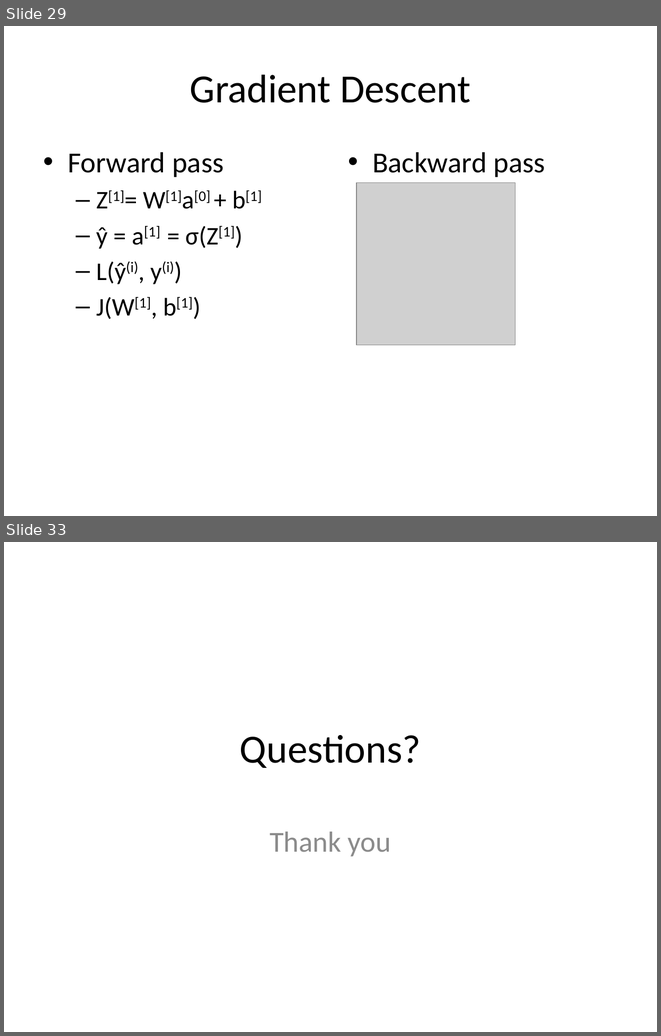
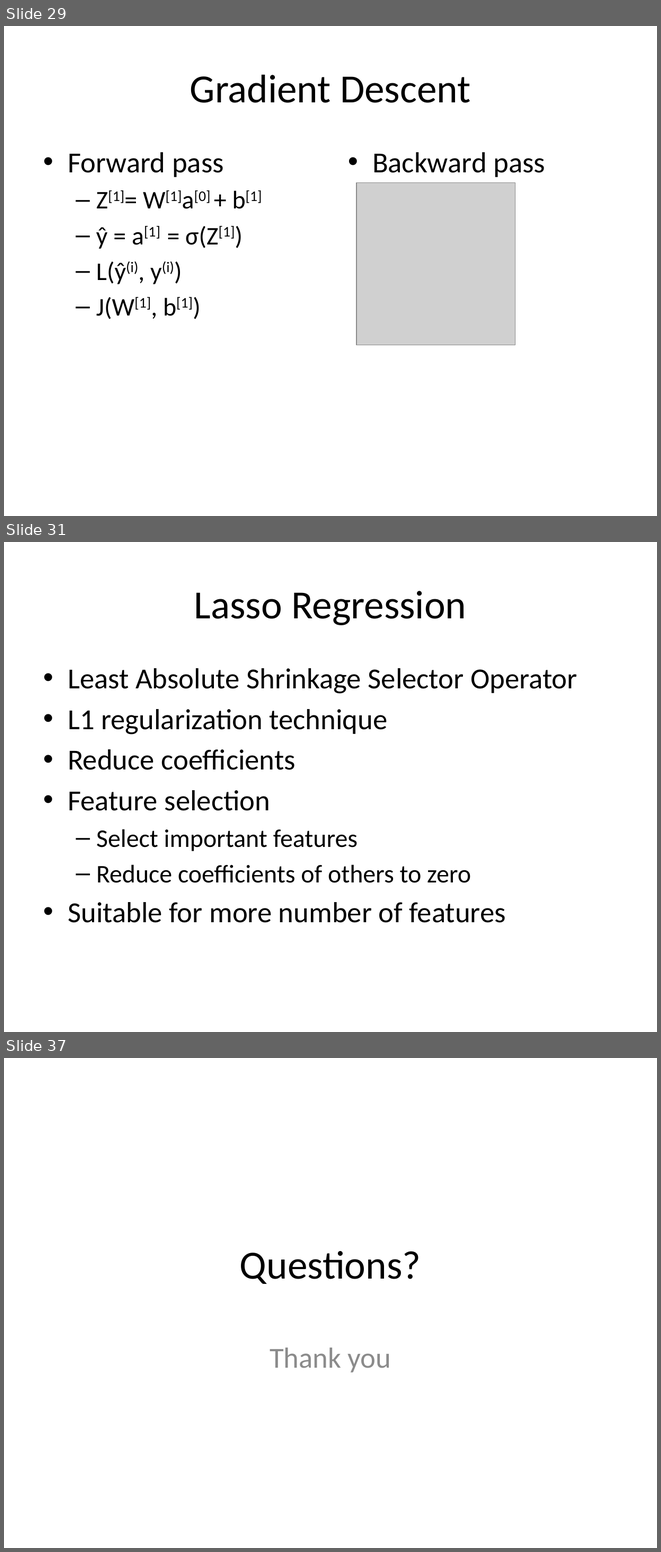
Before and after one commit to look4pritam/ArtificialIntelligence, a slide deck: MachineLearning/LogisticRegression/LogisticRegression.pptx. Shown one above the other, each under a label of ours: slides 29 and 33 before the commit, slides 29, 31 and 37 after it; the slides between them are not shown. The pictures are 661x1036 and 661x1552 pixels, drawn with LibreOffice and Linux fonts; fonts in the diff are those of the drawing; grey boxes stand for pictures. Boxes give left, top, right and bottom in pixels: in the first picture for what was removed or moved away, otherwise in the second. Text is boxed around its words. In the diff, an @@ line names an element or a change of style, - is before the commit and + after.

```diff
--- a/MachineLearning/LogisticRegression/LogisticRegression.pptx
+++ b/MachineLearning/LogisticRegression/LogisticRegression.pptx
@@ slide 31 added at [4, 542, 657, 1032], background #FFFFFF @@
@@ title added at [194, 591, 466, 625], 44 pt, text #000000 @@
+Lasso Regression
@@ text added at [68, 668, 577, 923], 32 pt, text #000000 @@
+• Least Absolute Shrinkage Selector Operator
+• L1 regularization technique
+• Reduce coefficients
+• Feature selection
+  – Select important features
+  – Reduce coefficients of others to zero
+• Suitable for more number of features
@@ what was slide 33 is now slide 37 @@
```
Also in this commit, not shown: 1 slide changed, 5 other slides added, 2 slides removed.
